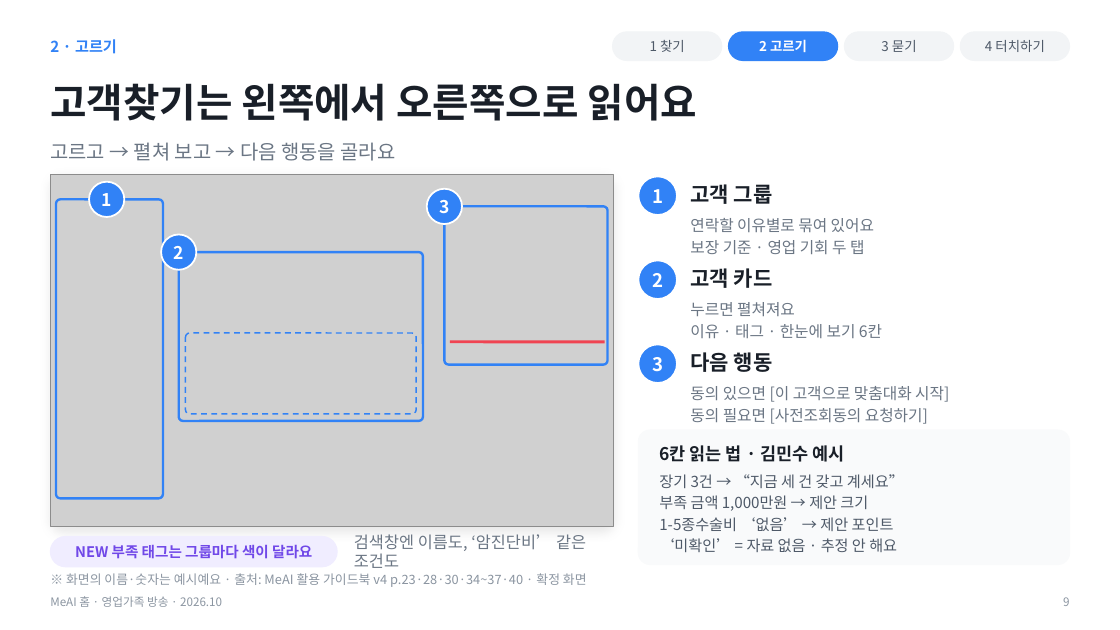
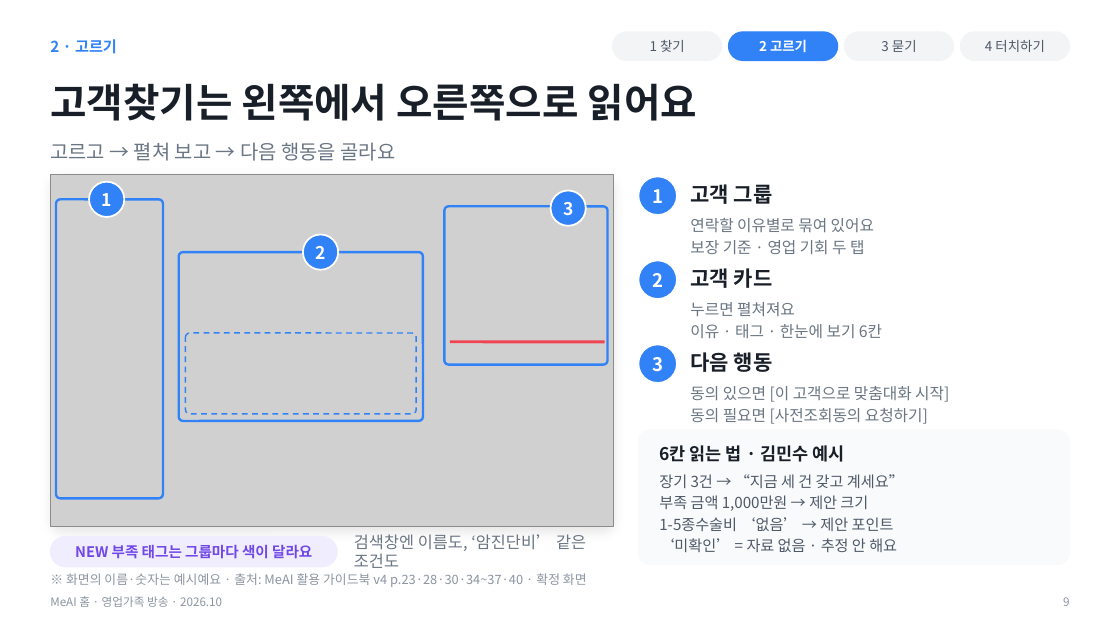
Before and after one commit to hunx11-sys/MeAI, a slide deck: slide 9 of docs/MeAI_broadcast_FP_2026.10.pptx. Drawn at 1120x630 pixels with LibreOffice and Linux fonts; fonts in the diff are those of the drawing; grey boxes stand for pictures. Boxes give left, top, right and bottom in pixels: in the first picture for what was removed or moved away, otherwise in the second. Text is boxed around its words. In the diff, an @@ line names an element or a change of style, - is before the commit and + after.

```diff
--- a/docs/MeAI_broadcast_FP_2026.10.pptx
+++ b/docs/MeAI_broadcast_FP_2026.10.pptx
@@ text "3": place and size @@
-text "3" at box(439, 200, 449, 214)
+text "3" at box(563, 202, 573, 216)
@@ ellipse: place and size @@
-ellipse at box(427, 189, 462, 224)
+ellipse at box(550, 191, 586, 226)
@@ text "2": place and size @@
-text "2" at box(174, 246, 184, 259)
+text "2" at box(315, 246, 325, 259)
@@ ellipse: place and size @@
-ellipse at box(161, 234, 197, 270)
+ellipse at box(303, 234, 339, 270)
```
Also in this commit, not shown: 7 other slides changed, 12 other files.
